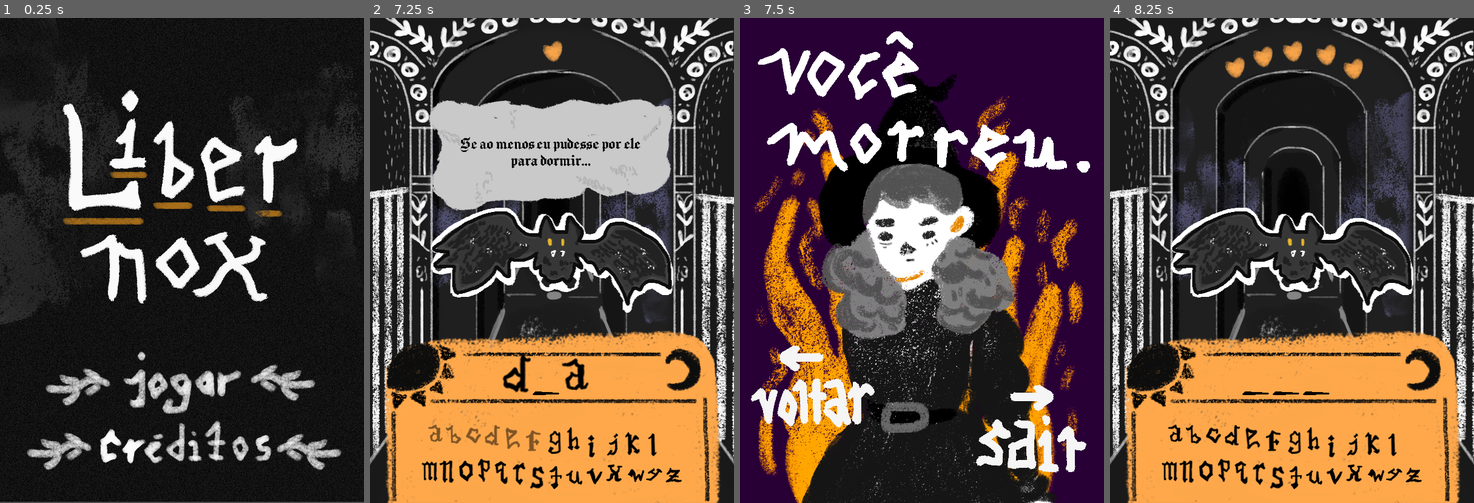
Above: before the commit, frames 1-4 (left to right).
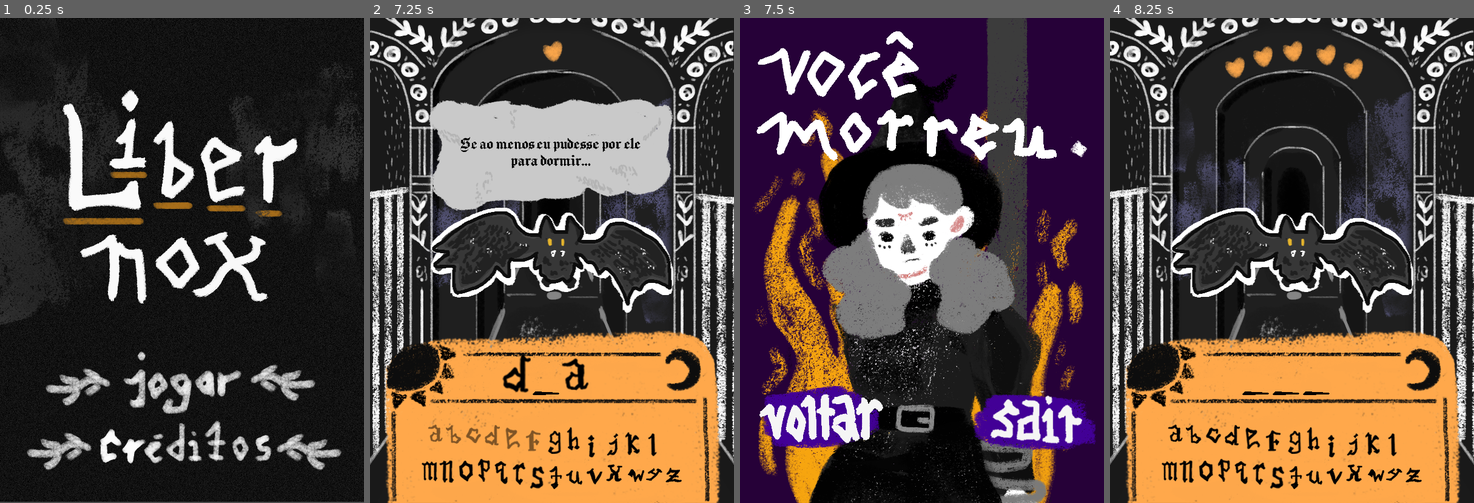
Above: after the commit, the same moments.

Repository: kcabra/ouija
Game: Godot game, scene res://scenes/title.tscn
Same seed, same stepped clock (60 frames per second), same inputs: the game is played once before the commit and once after it.
Inputs (mouse positions are in pixels of both pictures, inside the frame that each line leads up to; where the layout moved, square brackets give the same spot in the first picture):
- Up to frame 1 (0.25 s): no input
- Up to frame 2 (7.25 s): click (552, 381) at 0.5 s; click (552, 381) at 1.25 s; click (552, 381) at 2 s; click (435, 435) at 2.75 s; click (453, 435) at 3.5 s; click (471, 435) at 4.25 s; click (490, 435) at 5 s; click (511, 439) at 5.75 s; click (533, 439) at 6.5 s
- Up to frame 3 (7.5 s): click (925, 439) at 7.25 s
- Up to frame 4 (8.25 s): click (1190, 415) [1182, 386] at 8 s

Frames 1-2 are identical in both runs. In frame 3, 26% of the frame differs, in the area x 3-98%, y 0-100%; in frame 4, nothing differs.

Commit message:
updated ending

Diff:
--- a/scenes/endgame.tscn
+++ b/scenes/endgame.tscn
@@ -1,7 +1,7 @@
 [gd_scene load_steps=4 format=2]
 
-[ext_resource path="res://title/você morreu.png" type="Texture" id=1]
-[ext_resource path="res://title/bruxa 2.png" type="Texture" id=2]
+[ext_resource path="res://title/bruxa 2.png" type="Texture" id=1]
+[ext_resource path="res://title/você morreu.png" type="Texture" id=2]
 
 [sub_resource type="GDScript" id=1]
 script/source = "extends Node2D
@@ -24,7 +24,8 @@
 		Data.won = false
 	else:
 		$won.visible = false
-	again.connect(\"pressed\", self, \"to_game\")
+		if not Data.won:
+			again.connect(\"pressed\", self, \"to_game\")
 	menu.connect(\"pressed\", self, \"to_menu\")
 
 func to_game():
@@ -48,13 +49,13 @@
 centered = false
 
 [node name="voltar" type="TextureButton" parent="."]
-margin_left = 9.0
-margin_top = 533.0
-margin_right = 232.0
-margin_bottom = 684.0
+margin_left = 23.0
+margin_top = 601.0
+margin_right = 244.0
+margin_bottom = 709.0
 
 [node name="sair" type="TextureButton" parent="."]
-margin_left = 359.0
-margin_top = 598.0
-margin_right = 591.0
-margin_bottom = 760.0
+margin_left = 373.0
+margin_top = 607.0
+margin_right = 596.0
+margin_bottom = 719.0
--- a/scenes/title.tscn
+++ b/scenes/title.tscn
@@ -56,9 +56,9 @@
 script = SubResource( 2 )
 
 [node name="jogar" type="TextureButton" parent="menu"]
-margin_left = 83.0
+margin_left = 81.1494
 margin_top = 558.0
-margin_right = 517.0
+margin_right = 515.149
 margin_bottom = 646.0
 
 [node name="creditos" type="TextureButton" parent="menu"]
Not shown, changed: export_presets.cfg
Binary file changed: title/bruxa 2.png
Binary file changed: title/você morreu.png
Not shown, changed: soundtrack/morcego.wav
